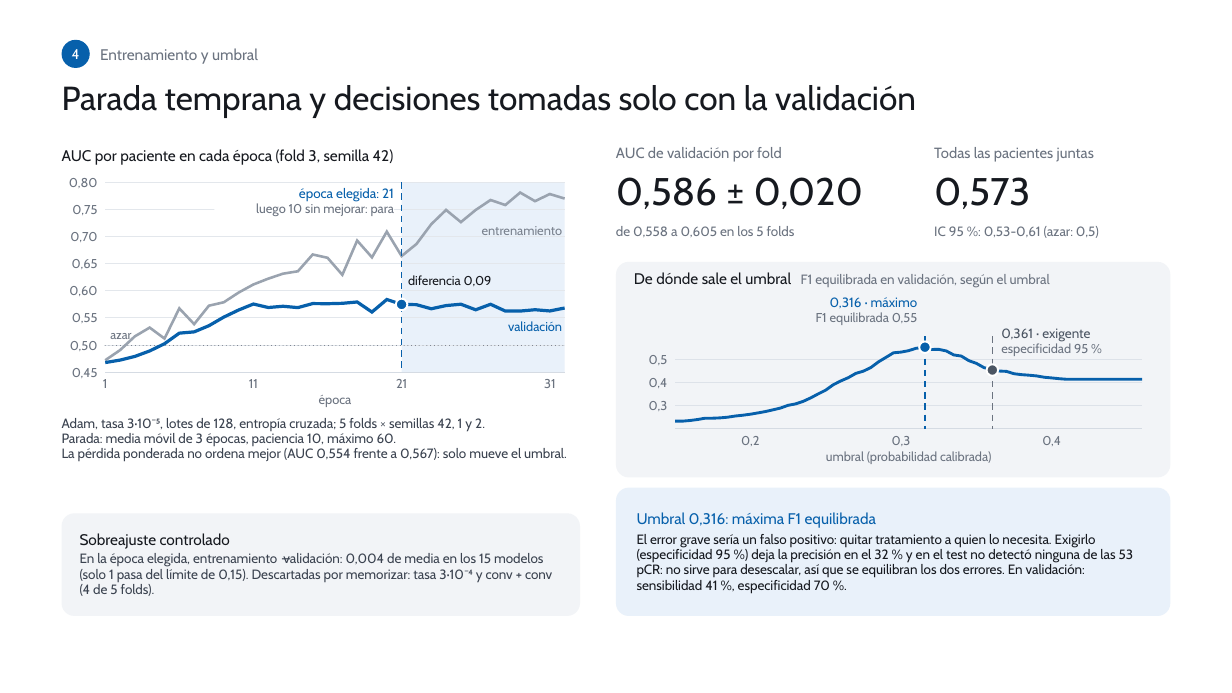
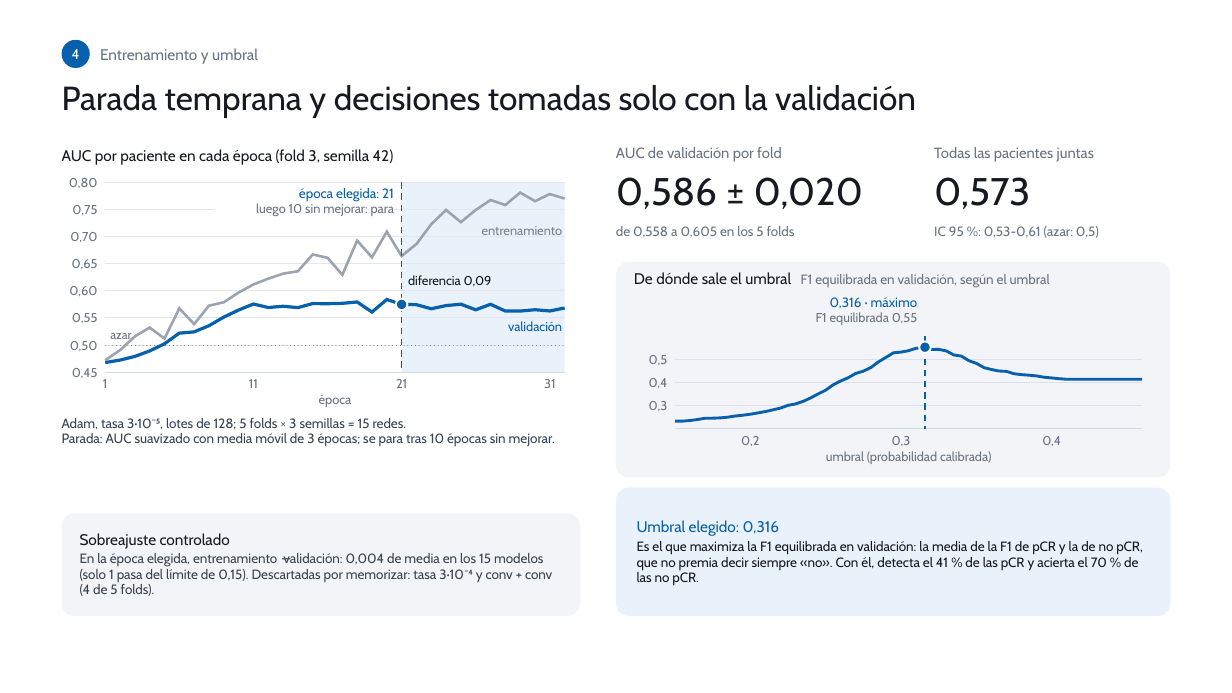
Before and after one commit to PabloJimenezGirardeau/Caso-Cancer-de-mama, a slide deck: slide 5 of presentacion/Presentacion_pCR.pptx. Drawn at 1232x693 pixels with LibreOffice and Linux fonts; fonts in the diff are those of the drawing; background and template pictures are left out. Boxes give left, top, right and bottom in pixels: in the first picture for what was removed or moved away, otherwise in the second. Text is boxed around its words. In the diff, an @@ line names an element or a change of style, - is before the commit and + after.

```diff
--- a/presentacion/Presentacion_pCR.pptx
+++ b/presentacion/Presentacion_pCR.pptx
@@ text removed at <box>1001,328,1090,356</box> @@
-0,361 · exigente
-especificidad 95 %
@@ line removed from (993, 336) to (993, 429) @@
@@ ellipse removed at <box>987,364,998,375</box> @@
@@ text at <box>62,418,555,446</box>: text changed @@
-Adam, tasa 3·10⁻⁵, lotes de 128, entropía cruzada; 5 folds × semillas 42, 1 y 2.
-Parada: media móvil de 3 épocas, paciencia 10, máximo 60.
-La pérdida ponderada no ordena mejor (AUC 0,554 frente a 0,567): solo mueve el umbral.
+Adam, tasa 3·10⁻⁵, lotes de 128; 5 folds × 3 semillas = 15 redes.
+Parada: AUC suavizado con media móvil de 3 épocas; se para tras 10 épocas sin mejorar.
@@ text at <box>637,520,1143,585</box>: text changed @@
-Umbral 0,316: máxima F1 equilibrada
-El error grave sería un falso positivo: quitar tratamiento a quien lo necesita. Exigirlo (especificidad 95 %) deja la precisión en el 32 % y en el test no detectó ninguna de las 53 pCR: no sirve para desescalar, así que se equilibran los dos errores. En validación: sensibilidad 41 %, especificidad 70 %.
+Umbral elegido: 0,316
+Es el que maximiza la F1 equilibrada en validación: la media de la F1 de pCR y la de no pCR, que no premia decir siempre «no». Con él, detecta el 41 % de las pCR y acierta el 70 % de las no pCR.
```
Also in this commit, not shown: 1 other slide changed, 2 other files.
